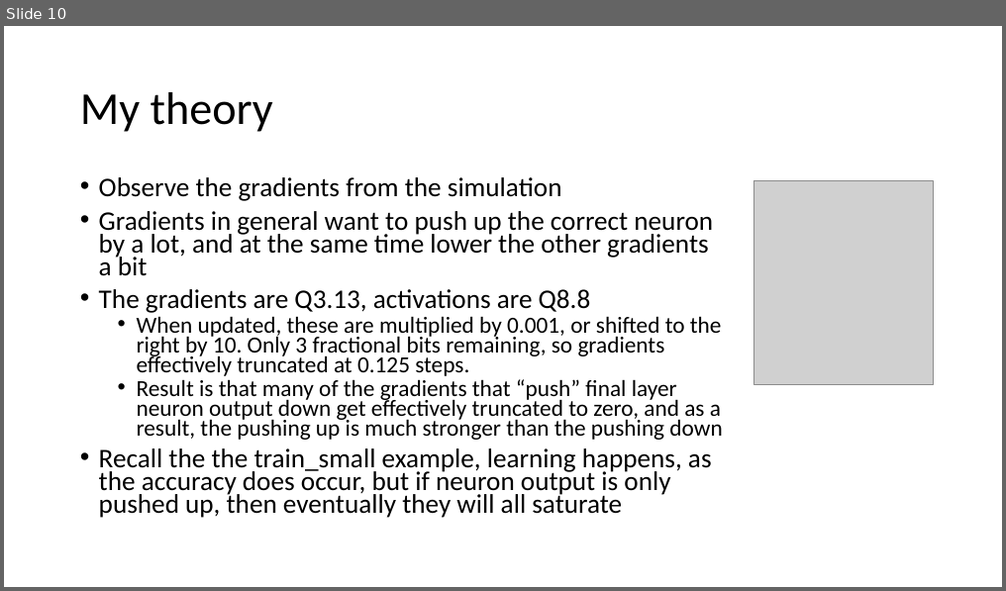
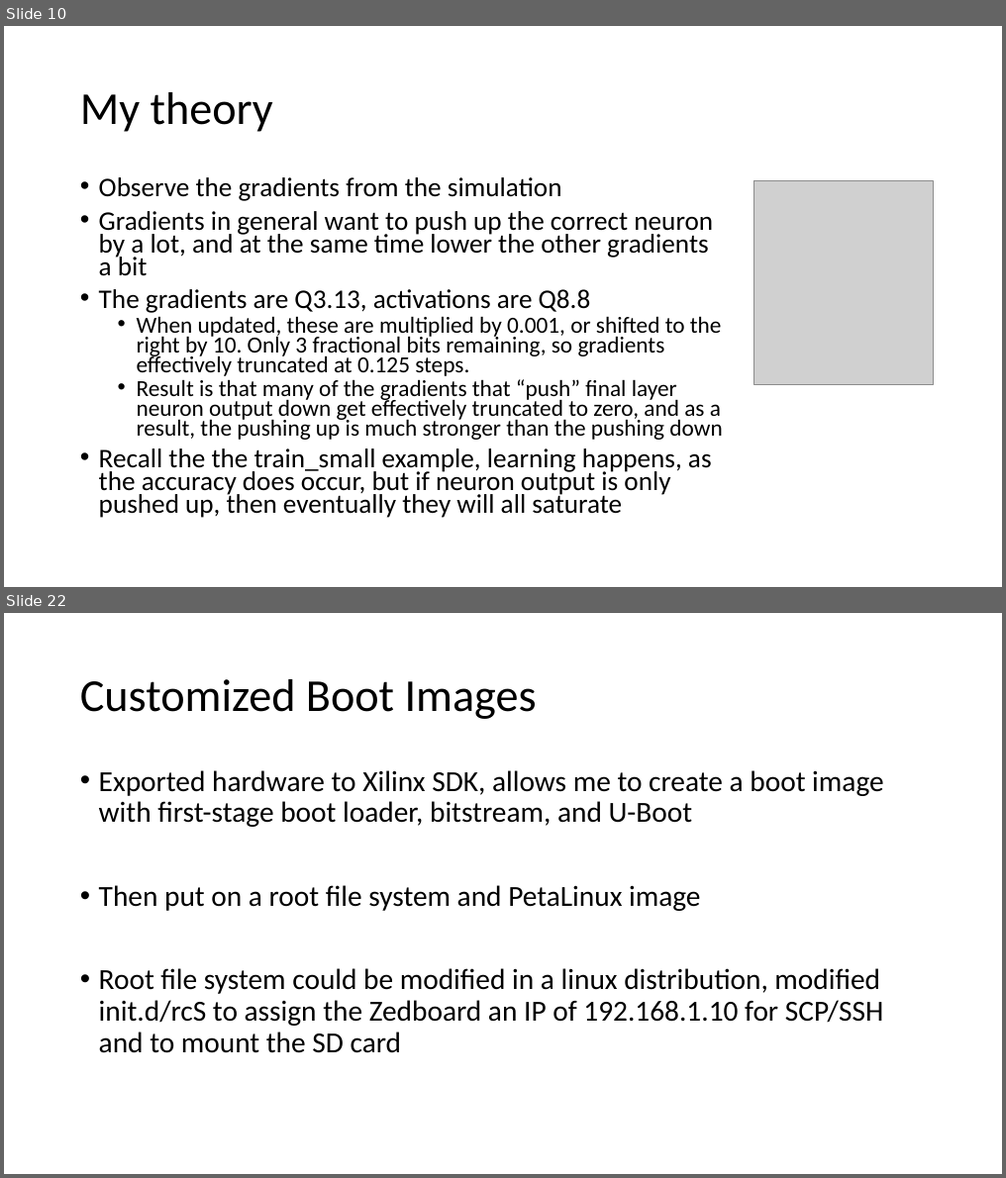
Before and after one commit to erikgroving/NeuralNetworkHardwareAccelerator, a slide deck: WeeklyPresentations/update12_06_13.pptx. Shown one above the other, each under a label of ours: slide 10 before the commit, slides 10 and 22 after it; the slides between them are not shown. The pictures are 1006x591 and 1006x1178 pixels, drawn with LibreOffice and Linux fonts; fonts in the diff are those of the drawing; grey boxes stand for pictures. Boxes give left, top, right and bottom in pixels: in the first picture for what was removed or moved away, otherwise in the second. Text is boxed around its words. In the diff, an @@ line names an element or a change of style, - is before the commit and + after.

```diff
--- a/WeeklyPresentations/update12_06_13.pptx
+++ b/WeeklyPresentations/update12_06_13.pptx
@@ slide 22 added at (4,613,1002,1174), background #FFFFFF @@
@@ title added at (80,679,537,719), 44 pt, text #000000 @@
+Customized Boot Images
@@ text added at (99,770,883,1054), 28 pt, text #000000 @@
+• Exported hardware to Xilinx SDK, allows me to create a boot image with first-stage boot loader, bitstream, and U-Boot
+• Then put on a root file system and PetaLinux image
+• Root file system could be modified in a linux distribution, modified init.d/rcS to assign the Zedboard an IP of 192.168.1.10 for SCP/SSH and to mount the SD card
```
Also in this commit, not shown: 5 slides changed, 9 other slides added, 2 other files.
